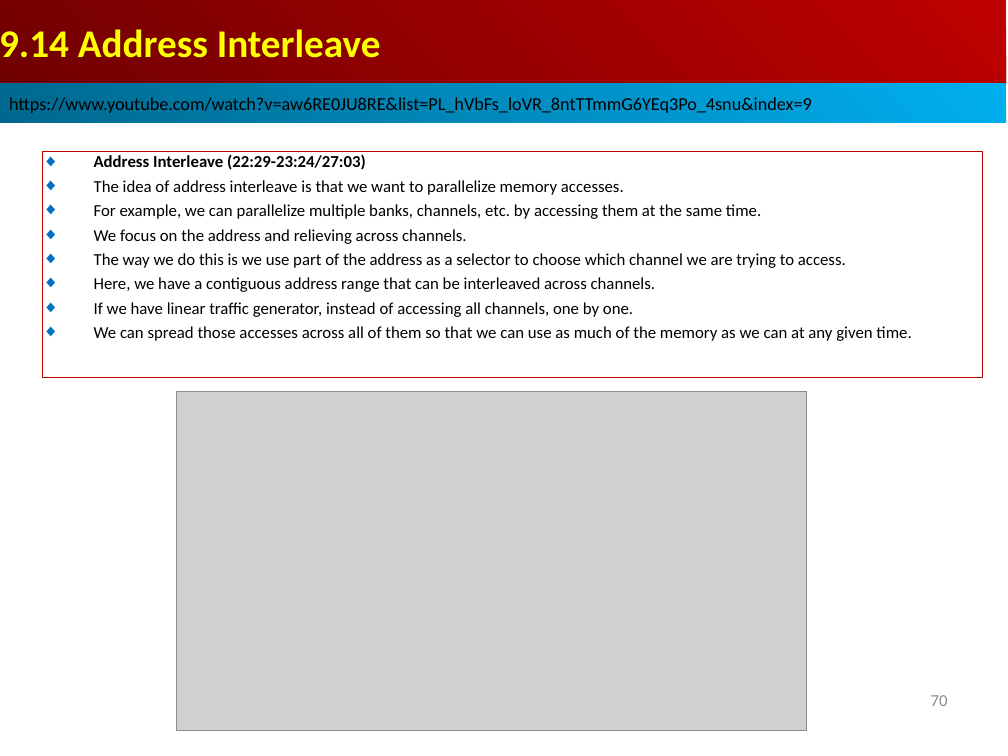
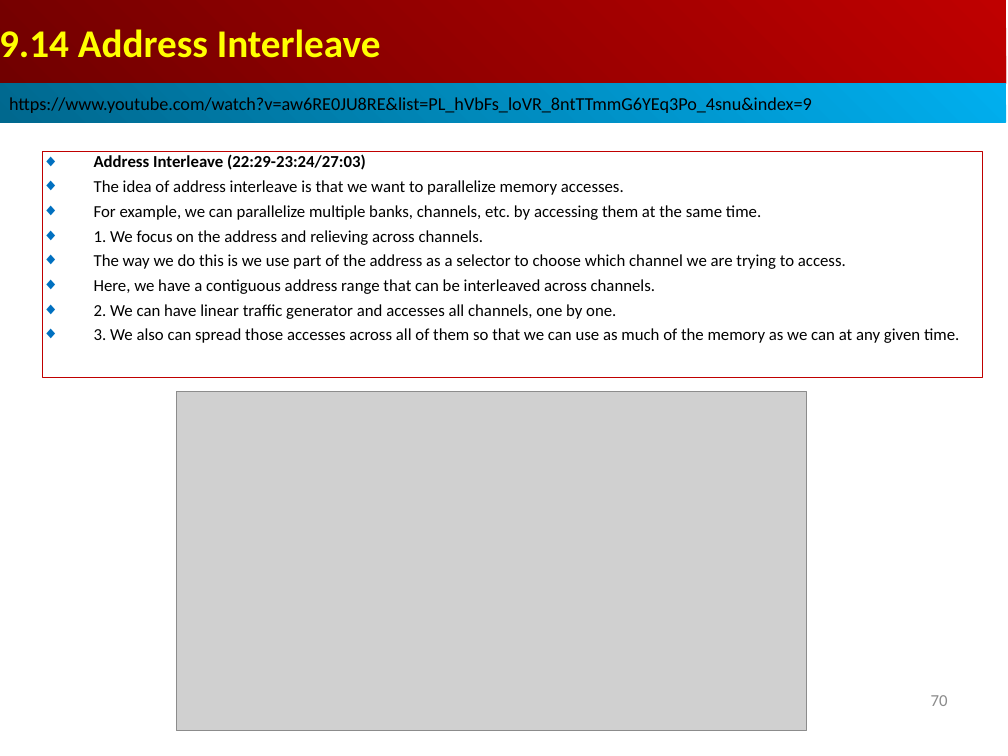
Before and after one commit to peterhchen/AIU_CS850_Gem5_McPAT, a slide deck: slide 70 of 050_Gem5/009.MemMod/000_Video/009.MemMod.ppt. Drawn at 1008x756 pixels with LibreOffice and Linux fonts; fonts in the diff are those of the drawing; grey boxes stand for pictures. Boxes give left, top, right and bottom in pixels: in the first picture for what was removed or moved away, otherwise in the second. Text is boxed around its words. In the diff, an @@ line names an element or a change of style, - is before the commit and + after.

```diff
--- a/050_Gem5/009.MemMod/000_Video/009.MemMod.ppt
+++ b/050_Gem5/009.MemMod/000_Video/009.MemMod.ppt
@@ text in rectangle at (94, 230, 484, 245): text changed @@
-◆ We focus on the address and relieving across channels.
+◆ 1. We focus on the address and relieving across channels.
@@ text in rectangle at (94, 304, 959, 343): text changed @@
-◆ If we have linear traffic generator, instead of accessing all channels, one by one.
-◆ We can spread those accesses across all of them so that we can use as much of the memory as we can at any given time.
+◆ 2. We can have linear traffic generator and accesses all channels, one by one.
+◆ 3. We also can spread those accesses across all of them so that we can use as much of the memory as we can at any given time.
```
Also in this commit, not shown: 14 other slides changed, 8 slides added.
